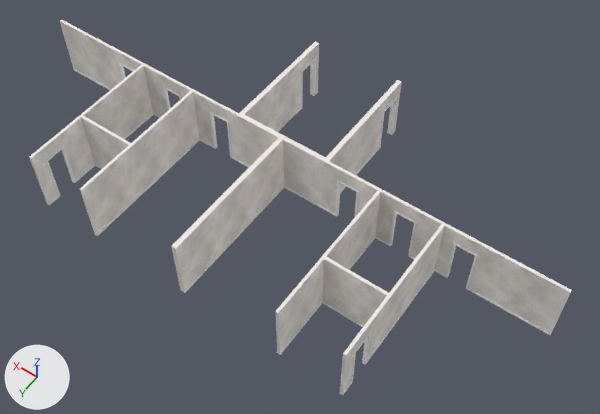
A saved change to the glTF model kits/predio-lojas/pieces/walls_t.glb.
Rendered twice from a 50 mm camera at (-13.0, 16.5, 25.9) aimed at (-1.5, 0.4, 0.6). Every picture has the same lights, and +X, +Y and +Z are marked at lower left. The picture after the commit comes second.

The older version as bpy lines, for what is in view:
```python
me_walls_t_plaster = bpy.data.meshes.new('walls_t_plaster')
me_walls_t_plaster.from_pydata(...)  # 352 vertices, 672 faces; spans x -11.7..11.7, y -5.7..5.7, z 0.0..2.8
me_walls_t_plaster.materials.append(mat_plaster)
me_walls_t_trim = bpy.data.meshes.new('walls_t_trim')
me_walls_t_trim.from_pydata(...)  # 812 vertices, 1628 faces; spans x -11.7..11.7, y -5.7..5.7, z 0.0..2.2
me_walls_t_trim.materials.append(mat_trim)  # white #faf9f6
ob_walls_t_plaster = bpy.data.objects.new('walls_t_plaster', me_walls_t_plaster)
ob_walls_t_plaster.location = (0.0, 0.0, 0.0)
ob_walls_t_trim = bpy.data.objects.new('walls_t_trim', me_walls_t_trim)
ob_walls_t_trim.location = (0.0, 0.0, 0.0)
```
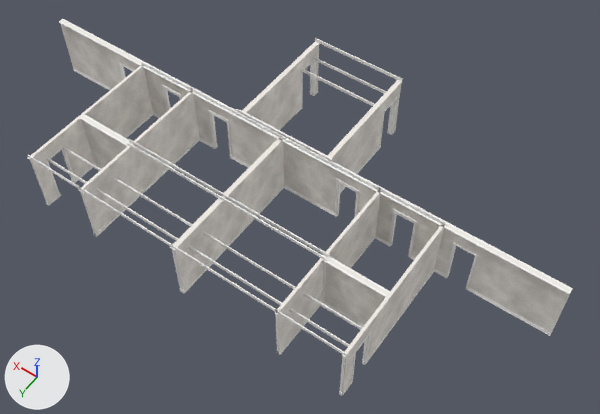
Pixel boxes [x1, y1, x2, y2] of what changed, in the pictures (600 x 414 px):
'molduras', added
    after: [28, 19, 573, 396]

The change in detail:
Mesh me_molduras is new.
It has 2890 vertices, 5080 faces and spans x -11.7..11.7, y -5.8..5.8, z 0.0..3.0.
It uses material mat_trim (white #faf9f6).
Object 'molduras' (ob_molduras) is new; it shows me_molduras.
Its location is (0.0, 0.0, 0.0).
